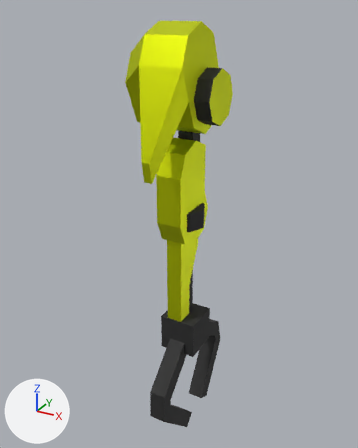
Two versions of the glTF model Models/Parts/Engineer/EngineerArm.glb, one commit apart.
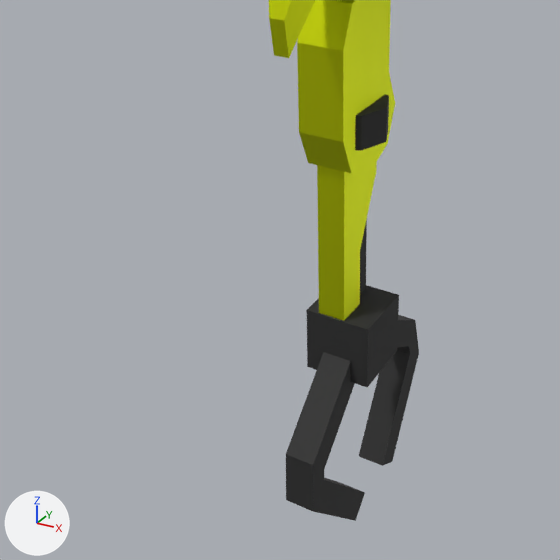
Old and new are each drawn whole from a 50 mm lens placed at (0.294, -1.539, 2.173), pointed at (-0.574, 0.039, 1.383) and again close up on the part from 0% to 82% of the width and 34% to 100% of the height. Arrows for +X, +Y and +Z are at lower left; the lights stay in place. Vertices at the same position are counted once.

The first close-up shows 'Body.004'.
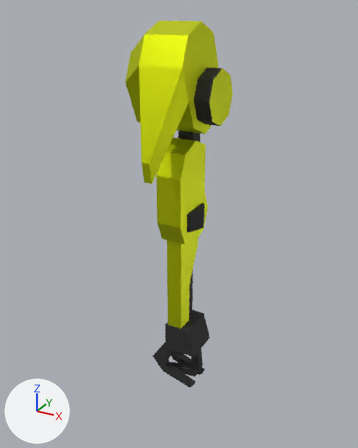
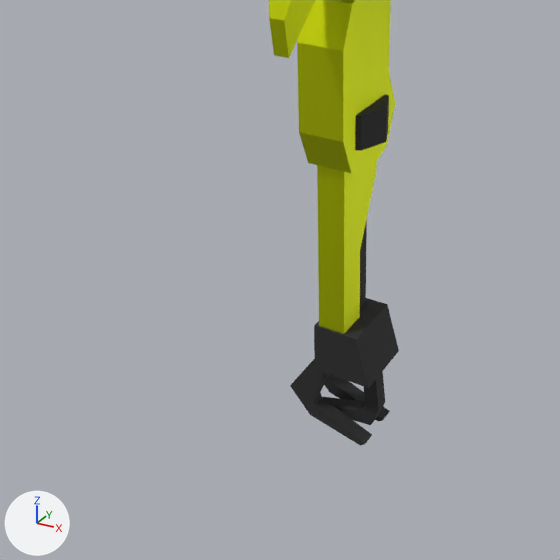
The change, as a diff of the scene's bpy script:
```diff
--- a/Models/Parts/Engineer/EngineerArm.glb.py
+++ b/Models/Parts/Engineer/EngineerArm.glb.py
@@ me_cube_006 @@
 # used by ob_body_004; location = (0.0, 0.0, 0.0)
-me_cube_006.from_pydata(...)  # 166 vertices, 296 faces; spans x -0.67..-0.39, y -0.27..0.29, z 0.44..2.13
+me_cube_006.from_pydata(...)  # 182 vertices, 324 faces; spans x -0.67..-0.39, y -0.27..0.13, z 0.68..2.13
+# me_cube_006 part 1: a new loose piece of 16 vertices spanning x -0.65..-0.45, y 0.03..0.06, z 0.68..0.91, in mat_material (dark grey #515151)
+# me_cube_006 part 2: a new loose piece of 16 vertices spanning x -0.63..-0.44, y -0.02..0.01, z 0.7..0.9, in mat_material (dark grey #515151)
+# me_cube_006 part 3: a new loose piece of 16 vertices spanning x -0.65..-0.45, y -0.06..-0.03, z 0.68..0.91, in mat_material (dark grey #515151)
+# me_cube_006 part 4
+# 32 vertices are removed from x -0.55..-0.48, y -0.24..0.29, z 0.44..0.96
+# 68 faces are deleted
+# 6 vertices move from x -0.59..-0.44, y -0.08..0.07, z 0.87..1.01 to x -0.57..-0.47, y -0.08..0.07, z 0.87..0.98
+# 12 new faces join them, mat_material (dark grey #515151)
 me_cube_006.materials.append(mat_material)
```

Where the change shows, as pixel boxes [x1, y1, x2, y2] in the close-ups (560 x 560 px):
'Body.004', reshaped
    before: [269, 0, 419, 521]
    after: [269, 0, 399, 446]
part 1 of me_cube_006, added
    after: [324, 374, 390, 422]
part 2 of me_cube_006, added
    after: [322, 371, 385, 425]
part 3 of me_cube_006, added
    after: [290, 359, 372, 446]
part 4 of me_cube_006, cut back
    before: [286, 219, 419, 521]
    after: [314, 219, 399, 388]
